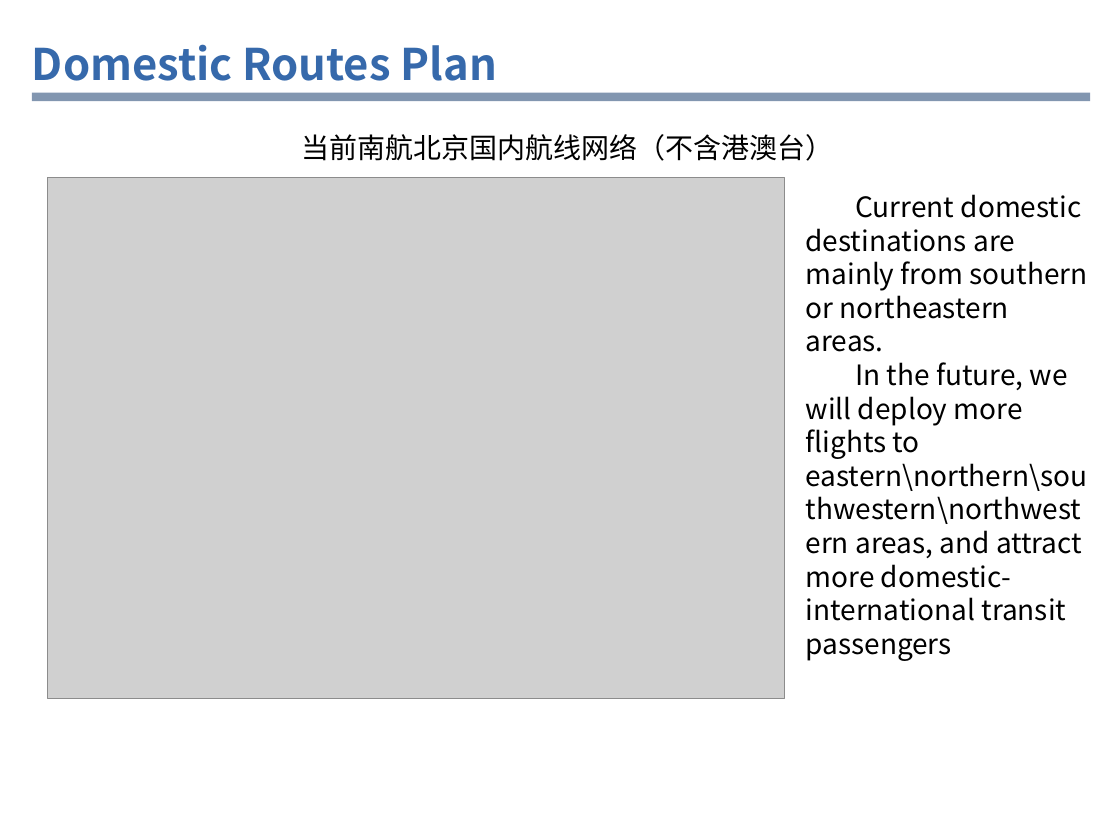
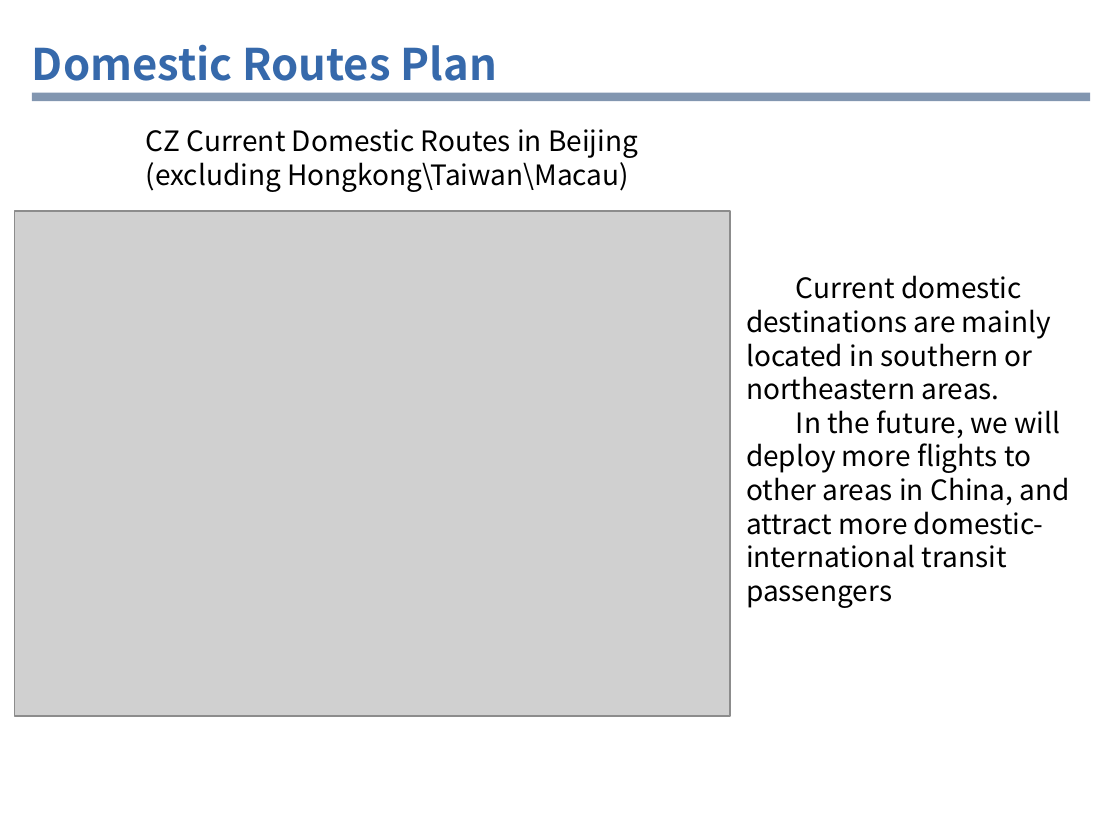
Before and after one commit to iamraulfans/delta, a slide deck: slide 8 of 达美交流网络规划部分Eng20160918.pptx. Drawn at 1120x840 pixels with LibreOffice and Linux fonts; fonts in the diff are those of the drawing; grey boxes stand for pictures; background and template pictures are left out. Boxes give left, top, right and bottom in pixels: in the first picture for what was removed or moved away, otherwise in the second. Text is boxed around its words. In the diff, an @@ line names an element or a change of style, - is before the commit and + after.

```diff
--- a/达美交流网络规划部分Eng20160918.pptx
+++ b/达美交流网络规划部分Eng20160918.pptx
@@ text at (x1=146, y1=129, x2=638, y2=192): text changed @@
-当前南航北京国内航线网络（不含港澳台）
+CZ Current Domestic Routes in Beijing
+(excluding Hongkong\Taiwan\Macau)
@@ picture resized from (x1=47, y1=178, x2=785, y2=699) to (x1=15, y1=211, x2=730, y2=716) @@
@@ text at (x1=746, y1=275, x2=1070, y2=608): text changed @@
-Current domestic destinations are mainly from southern or northeastern areas.
-In the future, we will deploy more flights to eastern\northern\southwestern\northwestern areas, and attract more domestic-international transit passengers
+Current domestic destinations are mainly located in southern or northeastern areas.
+In the future, we will deploy more flights to other areas in China, and attract more domestic-international transit passengers
```
Also in this commit, not shown: 7 other slides changed.
